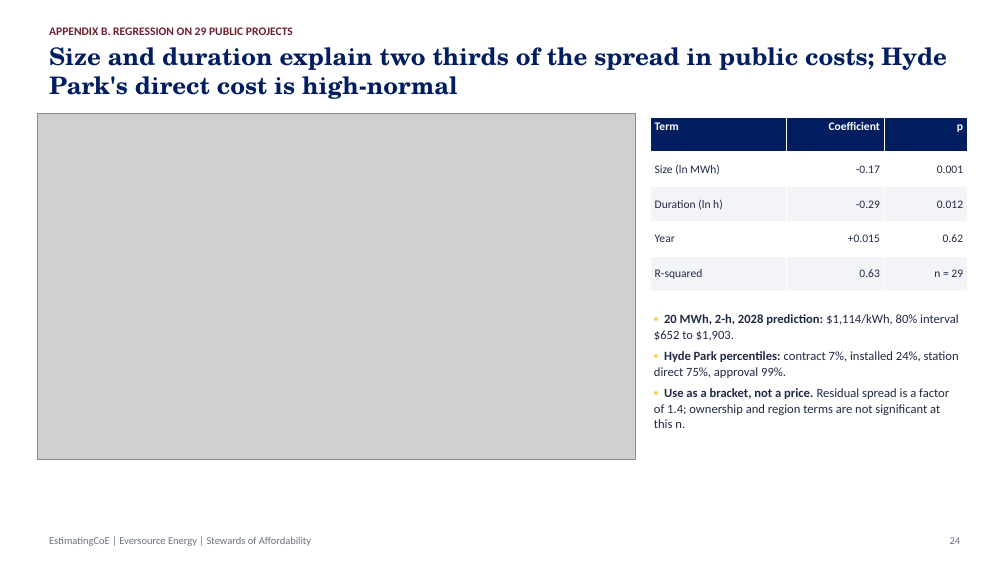
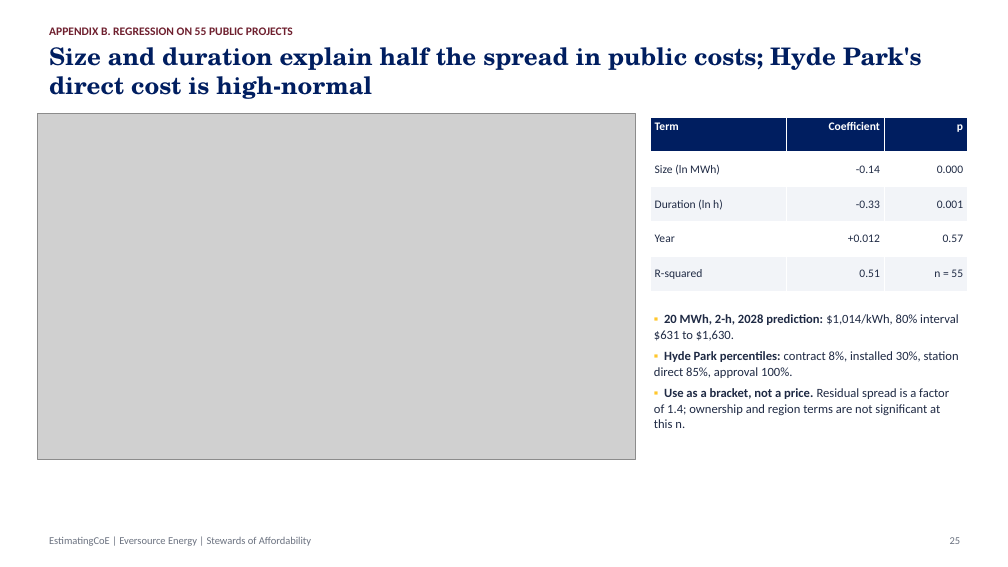
Before and after one commit to gbassaragh/BESS, a slide deck: slide 25 of Hyde Park BESS/6) Cost Analysis Deliverables/Hyde Park BESS - Cost Analysis Deck.pptx (slide 24 before the commit). Drawn at 1008x567 pixels with LibreOffice and Linux fonts; fonts in the diff are those of the drawing; grey boxes stand for pictures. Boxes give left, top, right and bottom in pixels: in the first picture for what was removed or moved away, otherwise in the second. Text is boxed around its words. In the diff, an @@ line names an element or a change of style, - is before the commit and + after.

```diff
--- a/Hyde Park BESS/6) Cost Analysis Deliverables/Hyde Park BESS - Cost Analysis Deck.pptx
+++ b/Hyde Park BESS/6) Cost Analysis Deliverables/Hyde Park BESS - Cost Analysis Deck.pptx
@@ text at (49, 27, 293, 35): text changed @@
-APPENDIX B. REGRESSION ON 29 PUBLIC PROJECTS
+APPENDIX B. REGRESSION ON 55 PUBLIC PROJECTS
@@ text at (49, 47, 922, 99): text changed @@
-Size and duration explain two thirds of the spread in public costs; Hyde Park's direct cost is high-normal
+Size and duration explain half the spread in public costs; Hyde Park's direct cost is high-normal
@@ table at (650, 117, 968, 291) @@
-row 2, column 2: -0.17
+row 2, column 2: -0.14
-row 2, column 3: 0.001
+row 2, column 3: 0.000
-row 3, column 2: -0.29
+row 3, column 2: -0.33
-row 3, column 3: 0.012
+row 3, column 3: 0.001
-row 4, column 2: +0.015
+row 4, column 2: +0.012
-row 4, column 3: 0.62
+row 4, column 3: 0.57
-row 5, column 2: 0.63
+row 5, column 2: 0.51
-row 5, column 3: n = 29
+row 5, column 3: n = 55
@@ text at (654, 314, 959, 378): text changed @@
-▪ 20 MWh, 2-h, 2028 prediction: $1,114/kWh, 80% interval $652 to $1,903.
-▪ Hyde Park percentiles: contract 7%, installed 24%, station direct 75%, approval 99%.
+▪ 20 MWh, 2-h, 2028 prediction: $1,014/kWh, 80% interval $631 to $1,630.
+▪ Hyde Park percentiles: contract 8%, installed 30%, station direct 85%, approval 100%.
```
Also in this commit, not shown: 15 other slides changed, 1 slide added, 26 other files.
